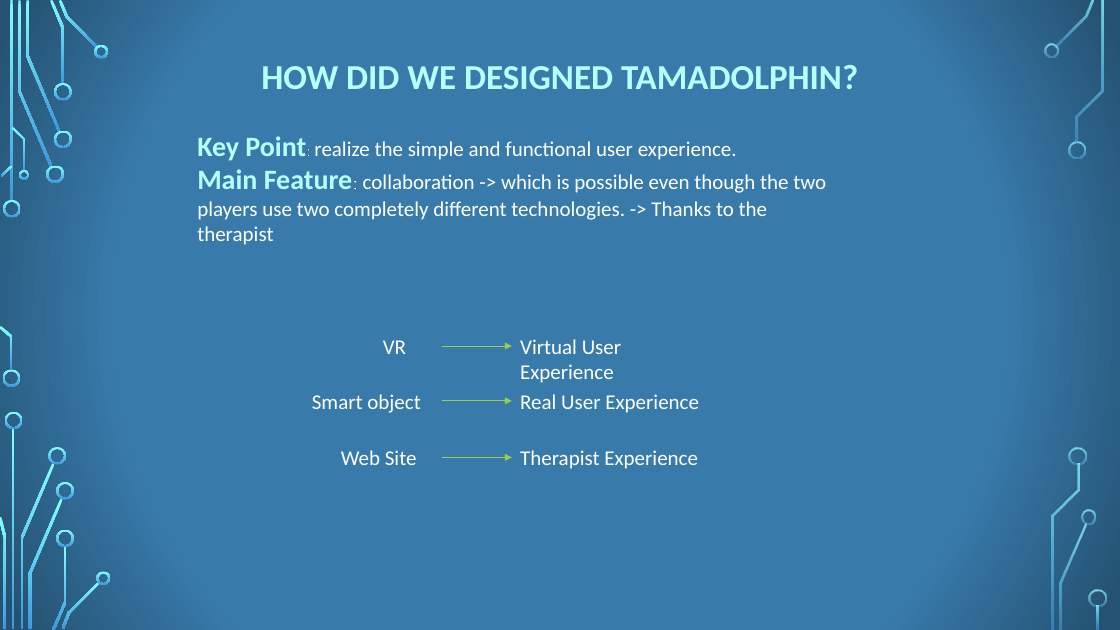
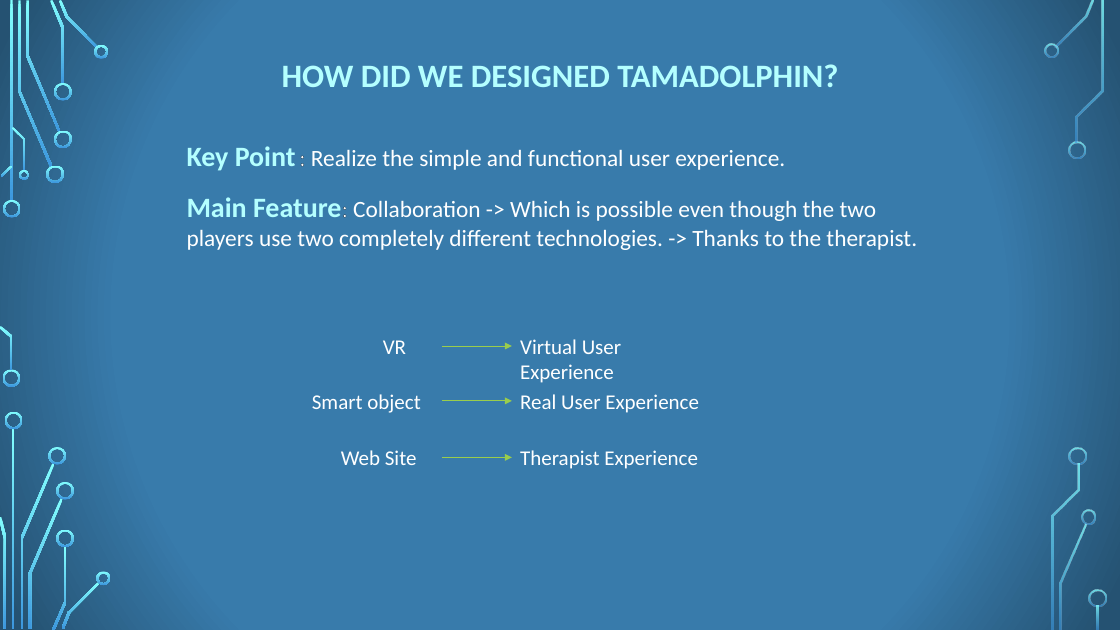
Before and after one commit to Ciuse/TamaDolphin, a slide deck: slide 6 of 13_TANGIBLEVR_2018_19_PITCH.pptx. Drawn at 1120x630 pixels with LibreOffice and Linux fonts; fonts in the diff are those of the drawing; background and template pictures are left out. Boxes give left, top, right and bottom in pixels: in the first picture for what was removed or moved away, otherwise in the second. Text is boxed around its words. In the diff, an @@ line names an element or a change of style, - is before the commit and + after.

```diff
--- a/13_TANGIBLEVR_2018_19_PITCH.pptx
+++ b/13_TANGIBLEVR_2018_19_PITCH.pptx
@@ text "HOW DID WE DESIGNED TAMADOLPHIN?" at <box>282,64,838,87</box>: size 30 to 28 pt @@
@@ text at <box>187,146,917,250</box>: text changed; size 18 to 20 pt @@
-Key Point: realize the simple and functional user experience.
-Main Feature: collaboration -> which is possible even though the two players use two completely different technologies. -> Thanks to the therapist
+Key Point : Realize the simple and functional user experience.
+Main Feature: Collaboration -> Which is possible even though the two players use two completely different technologies. -> Thanks to the therapist.
```
Also in this commit, not shown: 8 other slides changed, 1 slide added, 1 slide removed, 2 other files.
